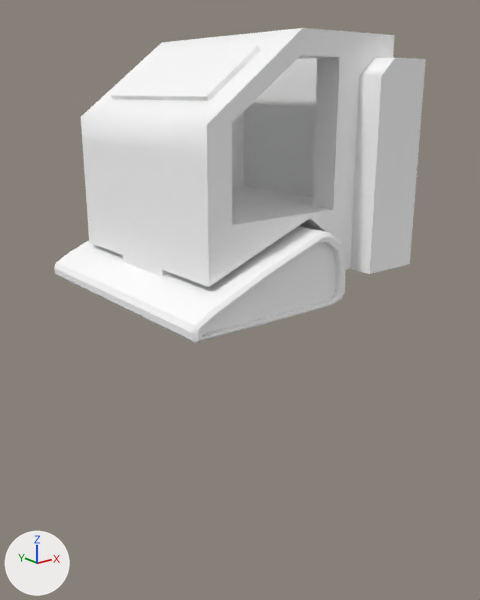
The FBX model Assets/Models/Assets/Print.fbx as it was, and as the next commit left it.
Camera for both pictures: a 50 mm camera at (-0.0189, -0.0252, 0.0063) aimed at (0.0003, -0.0011, -0.0033). The lights are fixed; the arrows at lower left show +X, +Y and +Z. Where no turn or scale is listed for an object, it has been applied to the vertices.

Objects in the first picture: 'Orugas1'.
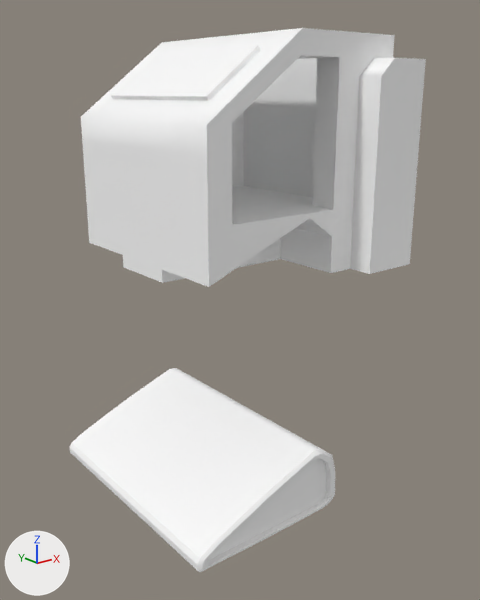
Where the newer file only moved an object's origin or applied its transform, the numbers keep the older frame.

Pixel boxes (x1, y1, x2, y2) of what changed, in the pictures (480 x 600 px; the box of a moved part takes in the faces that stretch with it):
'Orugas1', reshaped (72% taller)
    before: (54, 28, 426, 343)
    after: (70, 28, 426, 572)
part 1 of me_mesh, moved or reshaped
    before: (54, 226, 346, 343)
    after: (70, 368, 335, 572)

The change, as a list of edits to the scene's bpy script:
```text
Change me_mesh:
    where me_mesh.from_pydata(...)  # 414 vertices, 416 faces; spans x -0.00611..0.00611, y -0.00617..0.00617, z -0.00555..0.00555
    used by ob_orugas1; location = (0.0, -0.00038, 0.00306)
    me_mesh part 1: the loose piece of 208 vertices spanning x -0.00611..0.00195, y -0.00611..0.00611, z -0.00555..-0.00224 is moved by (0.0, 0.0, -0.01006)
```
